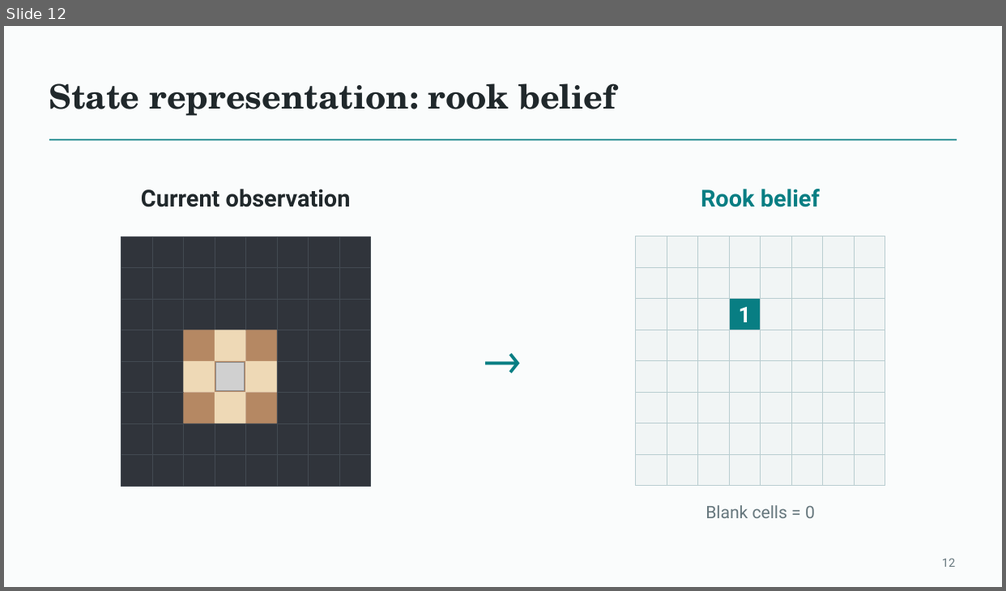
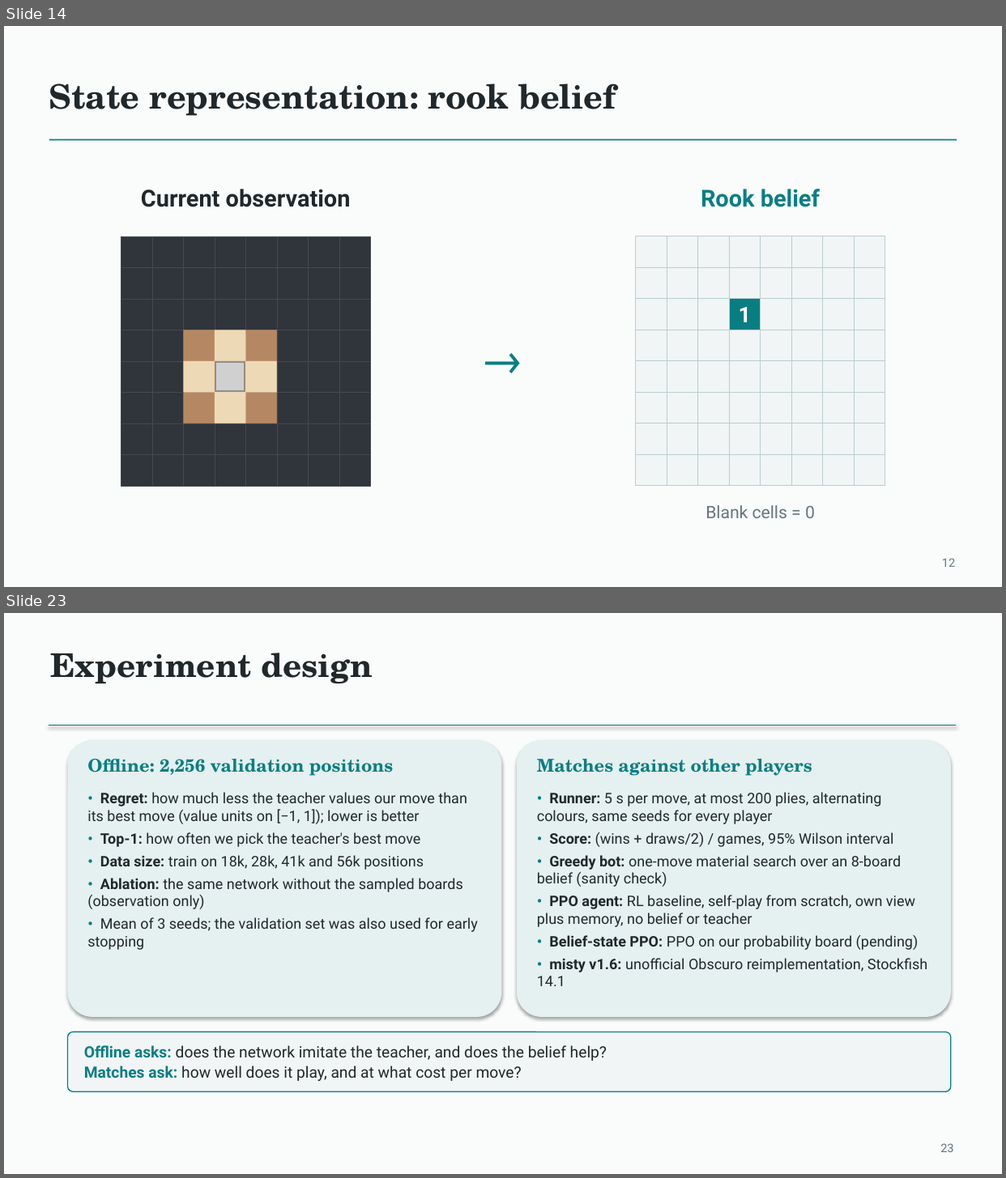
Before and after one commit to Mr-Teal/CS5446_project, a slide deck: docs/presentation/Fog of War Chess - final deck.pptx. Shown one above the other, each under a label of ours: slide 12 before the commit, slides 14 and 23 after it; the slides between them are not shown. The pictures are 1006x591 and 1006x1178 pixels, drawn with LibreOffice and Linux fonts; fonts in the diff are those of the drawing; grey boxes stand for pictures. Boxes give left, top, right and bottom in pixels: in the first picture for what was removed or moved away, otherwise in the second. Text is boxed around its words. In the diff, an @@ line names an element or a change of style, - is before the commit and + after.

```diff
--- a/docs/presentation/Fog of War Chess - final deck.pptx
+++ b/docs/presentation/Fog of War Chess - final deck.pptx
@@ slide 23 added at [4,613,1002,1174], background #FAFCFC @@
@@ text added at [50,653,372,683], 31.5 pt, text #20282B, bold @@
+Experiment design
@@ line added from (49, 726) to (957, 726), #087E83 1 pt @@
@@ rounded rectangle added at [68,740,502,1017], fill #E5F0F0 @@
@@ rounded rectangle added at [517,740,951,1017], fill #E5F0F0 @@
@@ text added at [87,759,394,776], 17 pt, text #087E83, bold @@
+Offline: 2,256 validation positions
@@ text added at [537,759,812,776], 17 pt, text #087E83, bold @@
+Matches against other players
@@ text added at [87,792,478,950], 14 pt, text #20282B @@
+• Regret: how much less the teacher values our move than its best move (value units on [−1, 1]); lower is better
+• Top-1: how often we pick the teacher's best move
+• Data size: train on 18k, 28k, 41k and 56k positions
+• Ablation: the same network without the sampled boards (observation only)
+• Mean of 3 seeds; the validation set was also used for early stopping
@@ text added at [537,792,927,986], 14 pt, text #20282B @@
+• Runner: 5 s per move, at most 200 plies, alternating colours, same seeds for every player
+• Score: (wins + draws/2) / games, 95% Wilson interval
+• Greedy bot: one-move material search over an 8-board belief (sanity check)
+• PPO agent: RL baseline, self-play from scratch, own view plus memory, no belief or teacher
+• Belief-state PPO: PPO on our probability board (pending)
+• misty v1.6: unofficial Obscuro reimplementation, Stockfish 14.1
@@ rounded rectangle added at [68,1033,951,1093], fill #F1F5F5, outline #087E83 1 pt @@
@@ text added at [84,1046,607,1081], 15 pt, text #20282B @@
+Offline asks: does the network imitate the teacher, and does the belief help?
+Matches ask: how well does it play, and at what cost per move?
@@ text added at [940,1144,953,1152], 11.2 pt, text #637276 @@
+23
@@ what was slide 12 is now slide 14 @@
```
Also in this commit, not shown: 2 slides changed, 19 other slides added, 59 slides removed, 1 other file.
